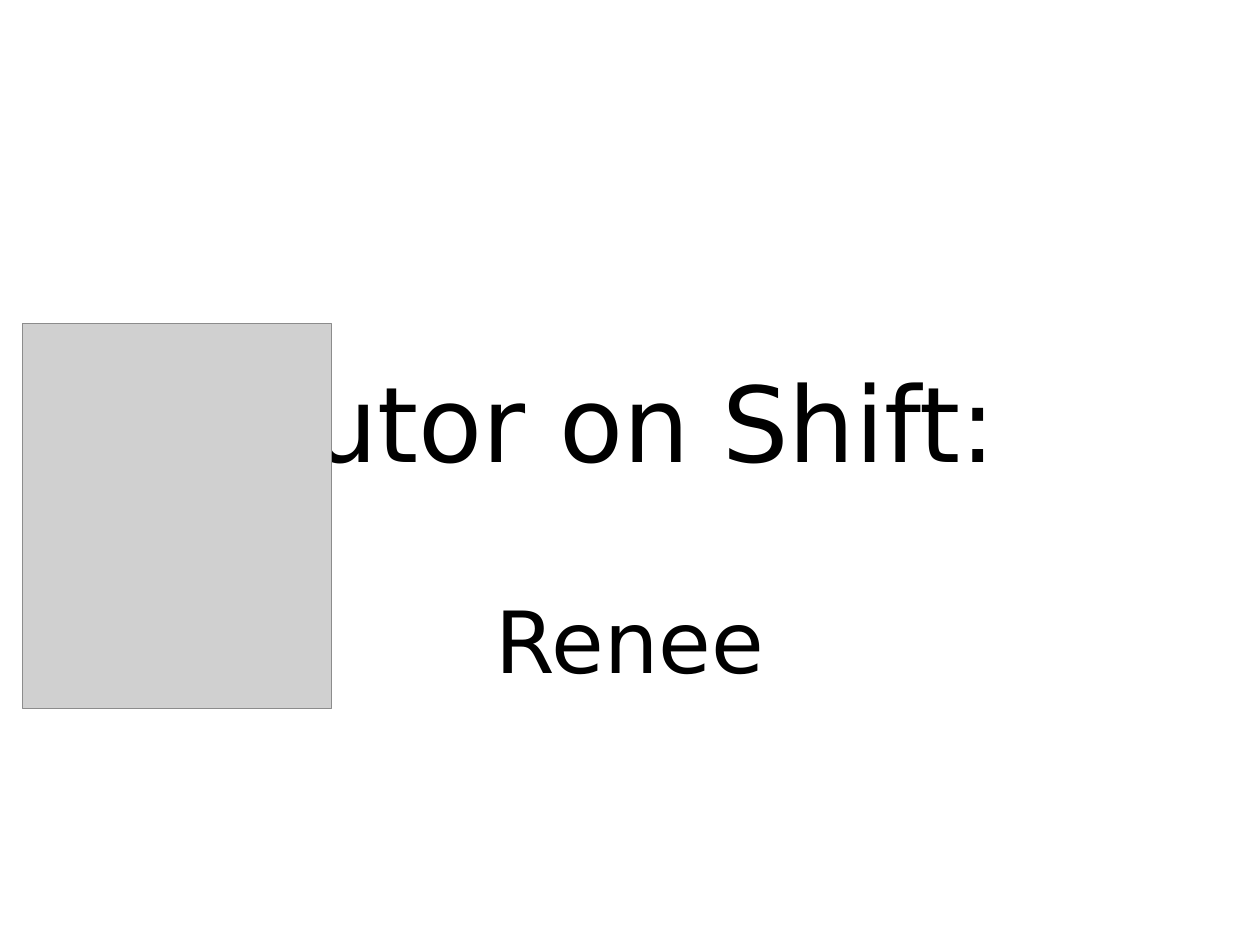
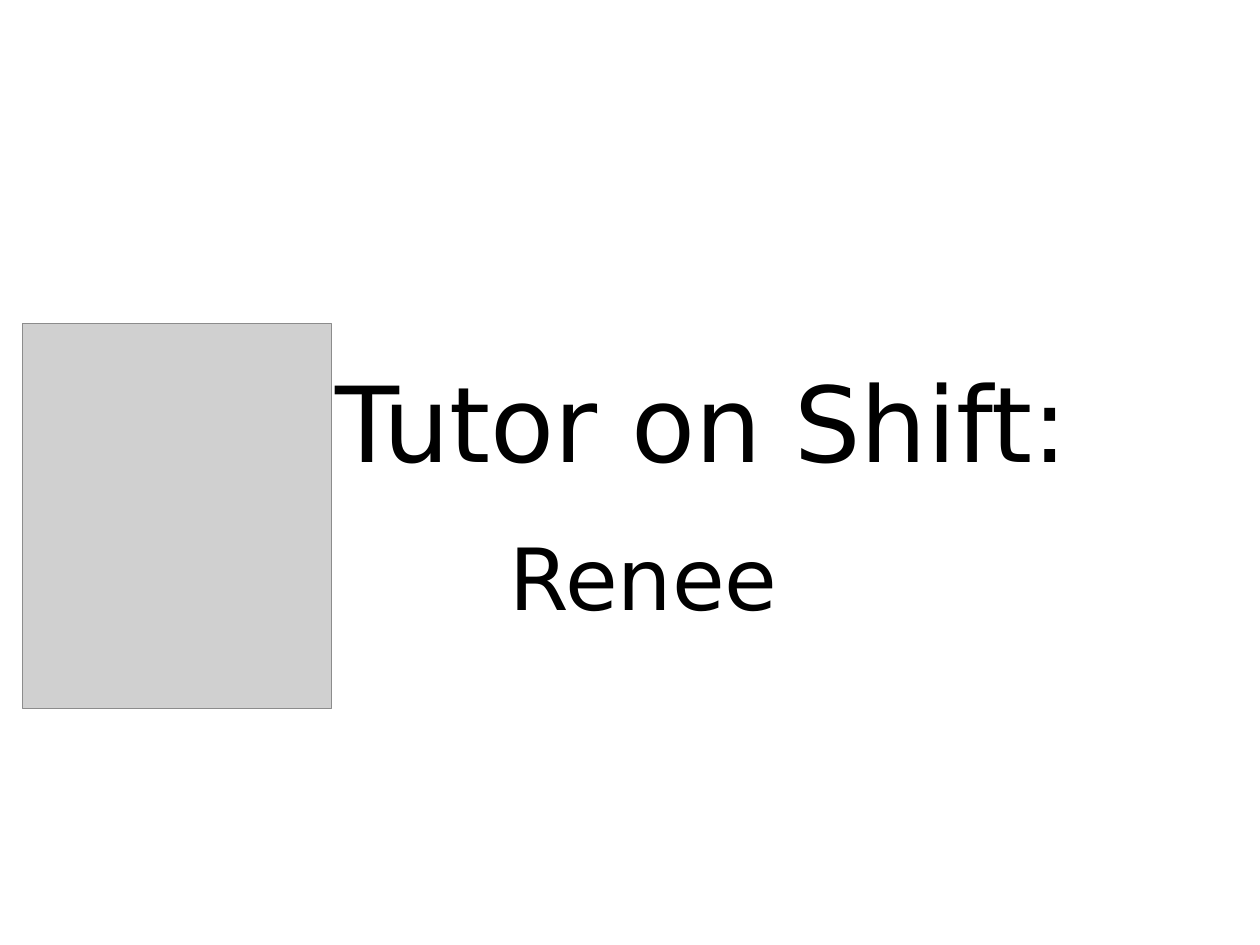
Before and after one commit to FernandoH-G/Pi-TC, a slide deck: slide 1 of ODP/rr.odp. Drawn at 1260x945 pixels with LibreOffice and Linux fonts; fonts in the diff are those of the drawing; grey boxes stand for pictures; background and template pictures are left out. Boxes give left, top, right and bottom in pixels: in the first picture for what was removed or moved away, otherwise in the second. Text is boxed around its words. In the diff, an @@ line names an element or a change of style, - is before the commit and + after.

Commit message:
Updated ODPs. Thanks Renee!

```diff
--- a/ODP/rr.odp
+++ b/ODP/rr.odp
@@ title "Tutor on Shift:" rewrapped from [263, 377, 996, 483] to [335, 382, 1068, 464] @@
@@ subtitle "Renee": place and size @@
-subtitle "Renee" at [496, 610, 764, 675]
+subtitle "Renee" at [509, 547, 777, 612]
```
Also in this commit, not shown: 1 other slide changed, 4 other files.
